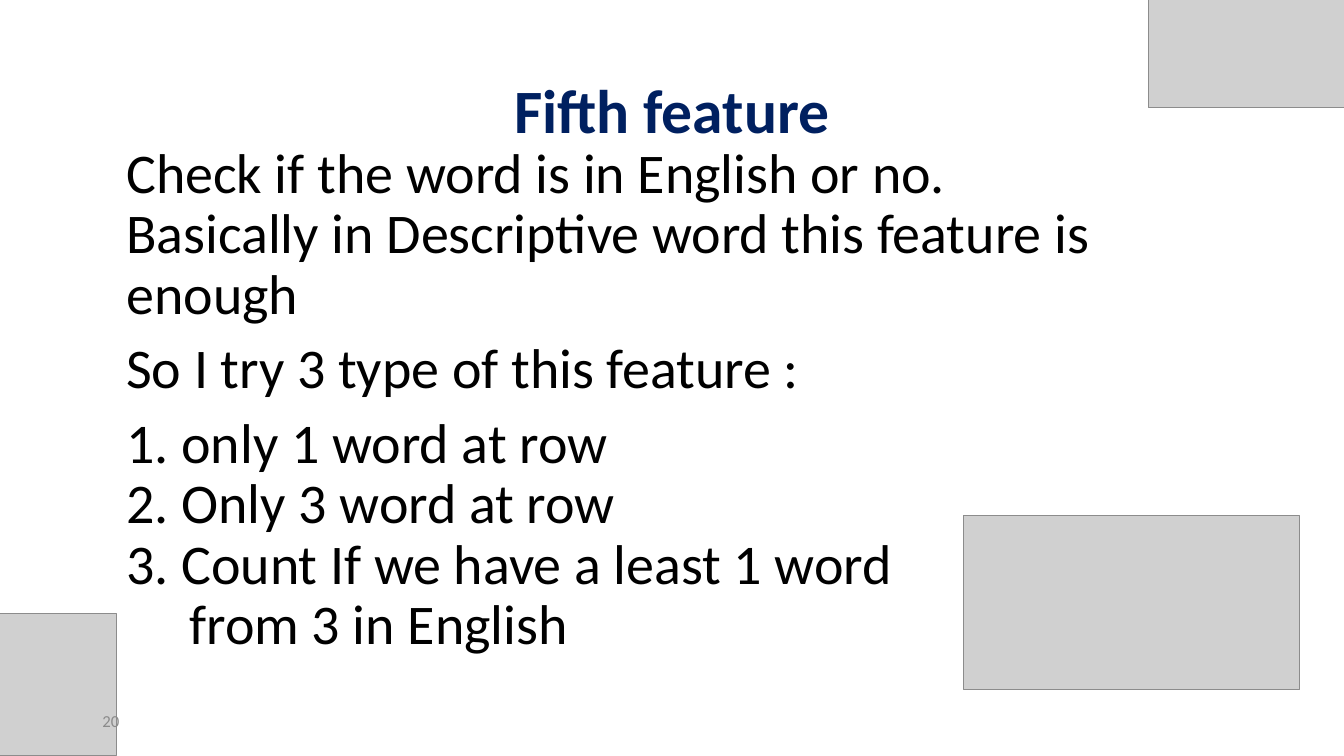
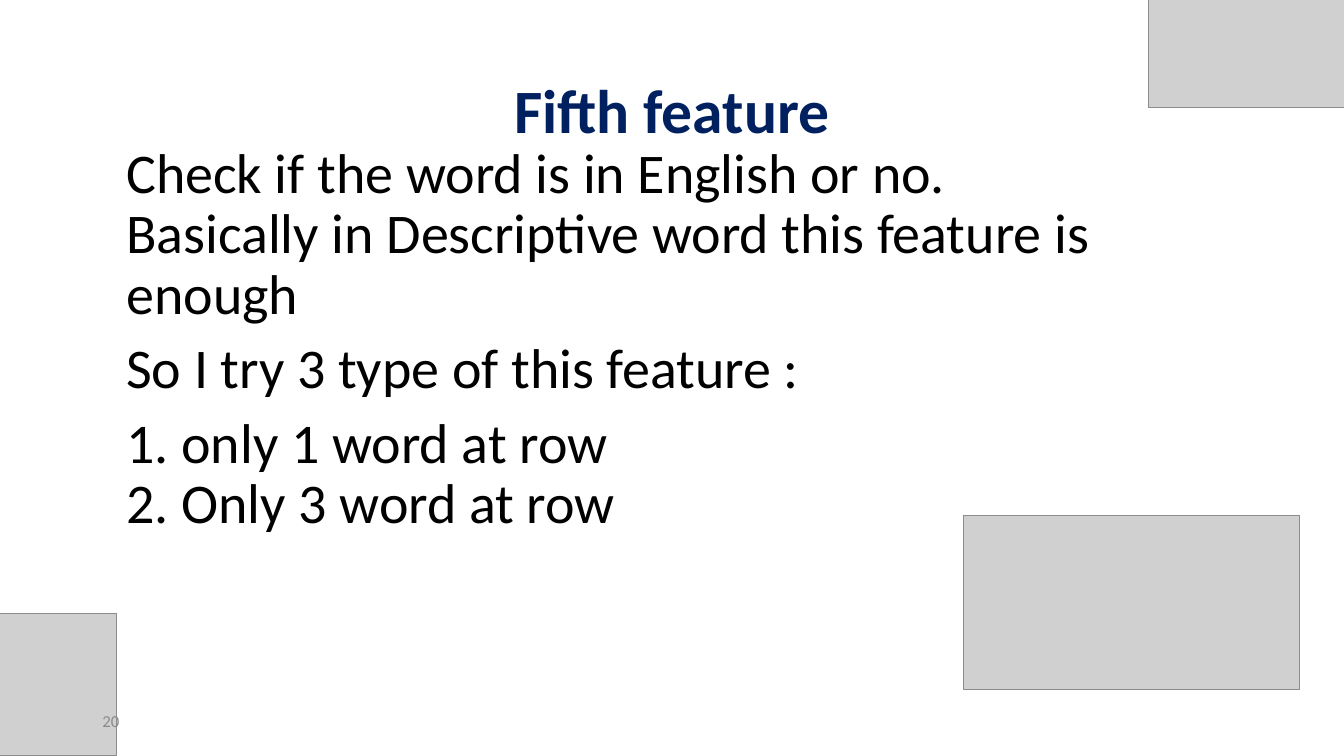
Before and after one commit to orelrahum/Ransomware_Code, a slide deck: slide 20 of Presentation.pptx. Drawn at 1344x756 pixels with LibreOffice and Linux fonts; fonts in the diff are those of the drawing; grey boxes stand for pictures. Boxes give left, top, right and bottom in pixels: in the first picture for what was removed or moved away, otherwise in the second. Text is boxed around its words. In the diff, an @@ line names an element or a change of style, - is before the commit and + after.

```diff
--- a/Presentation.pptx
+++ b/Presentation.pptx
@@ text at <box>126,424,615,532</box>: text changed @@
-1. only 1 word at row
-2. Only 3 word at row
-3. Count If we have a least 1 word
-from 3 in English
+1. only 1 word at row
+2. Only 3 word at row
```
Also in this commit, not shown: 8 other slides changed, 4 slides added, 1 slide removed, 19 other files.
